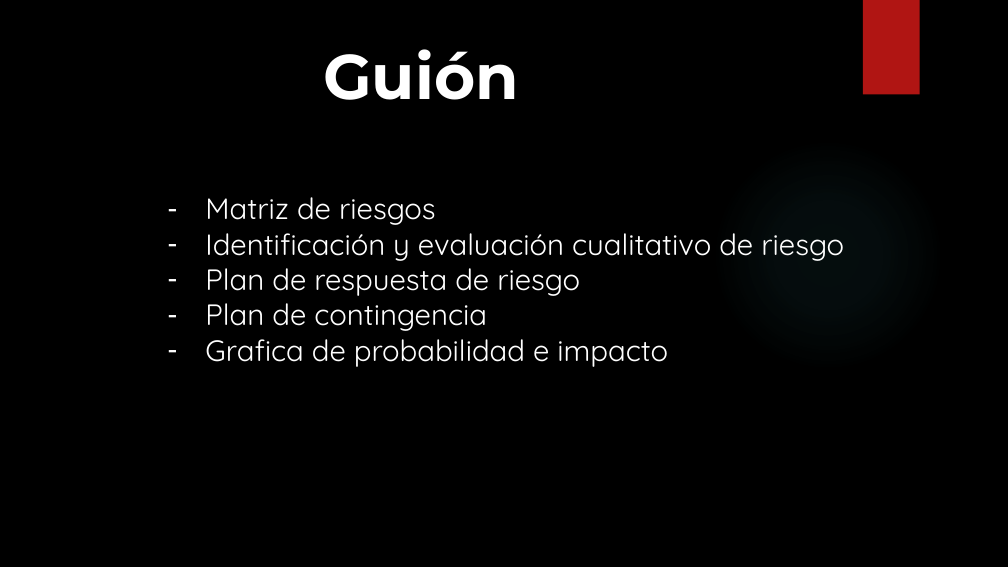
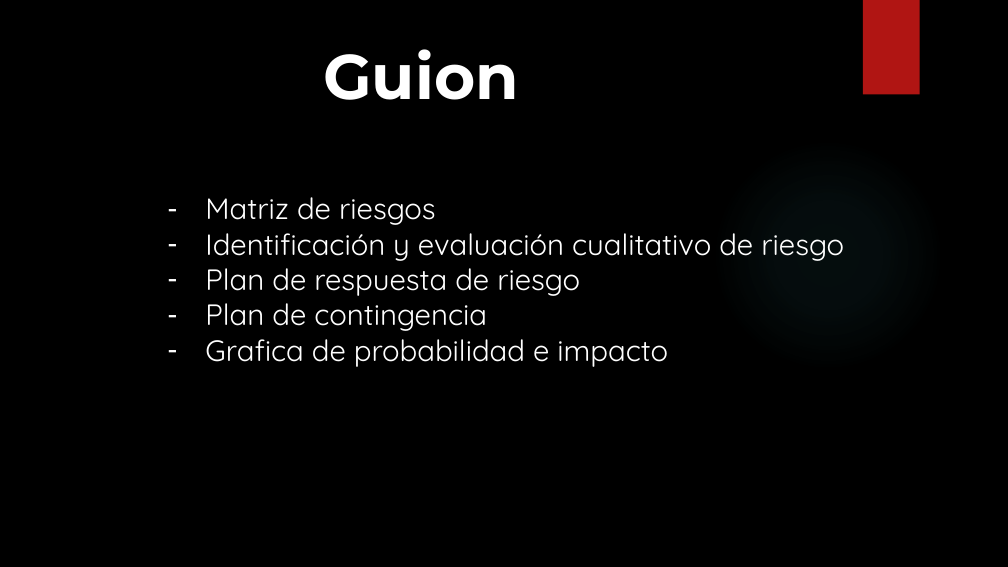
Before and after one commit to SM-ROOT/SM-ROOT, a slide deck: slide 3 of 9°A/administracion_proyectos/Factores de Riesgo.pptx. Drawn at 1008x567 pixels with LibreOffice and Linux fonts; fonts in the diff are those of the drawing; background and template pictures are left out. Boxes give left, top, right and bottom in pixels: in the first picture for what was removed or moved away, otherwise in the second. Text is boxed around its words. In the diff, an @@ line names an element or a change of style, - is before the commit and + after.

```diff
--- a/9°A/administracion_proyectos/Factores de Riesgo.pptx
+++ b/9°A/administracion_proyectos/Factores de Riesgo.pptx
@@ text at (323,49,519,100): text changed @@
-Guión
+Guion
```
Also in this commit, not shown: 1 other slide changed, 2 other files.
